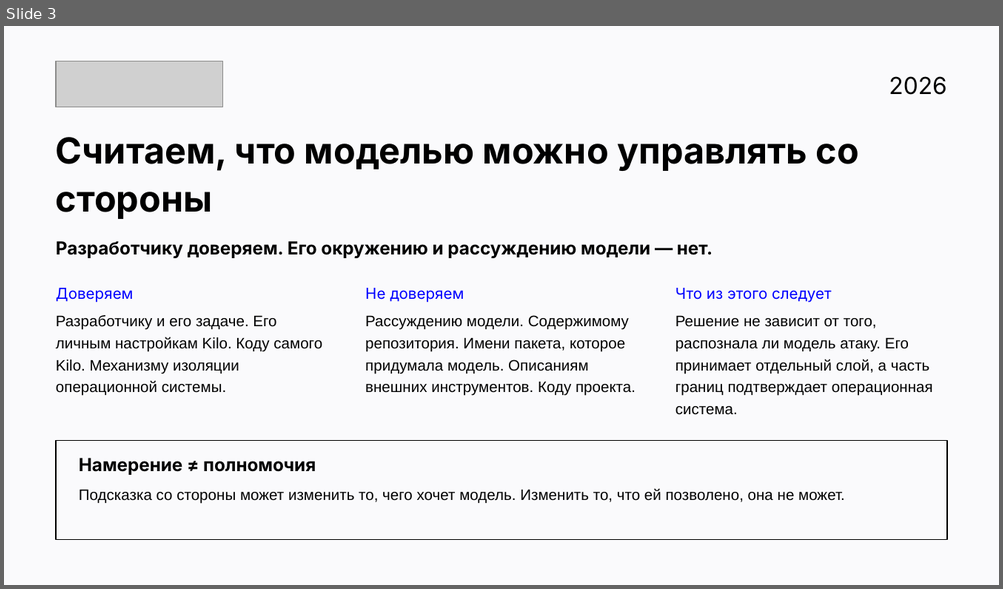
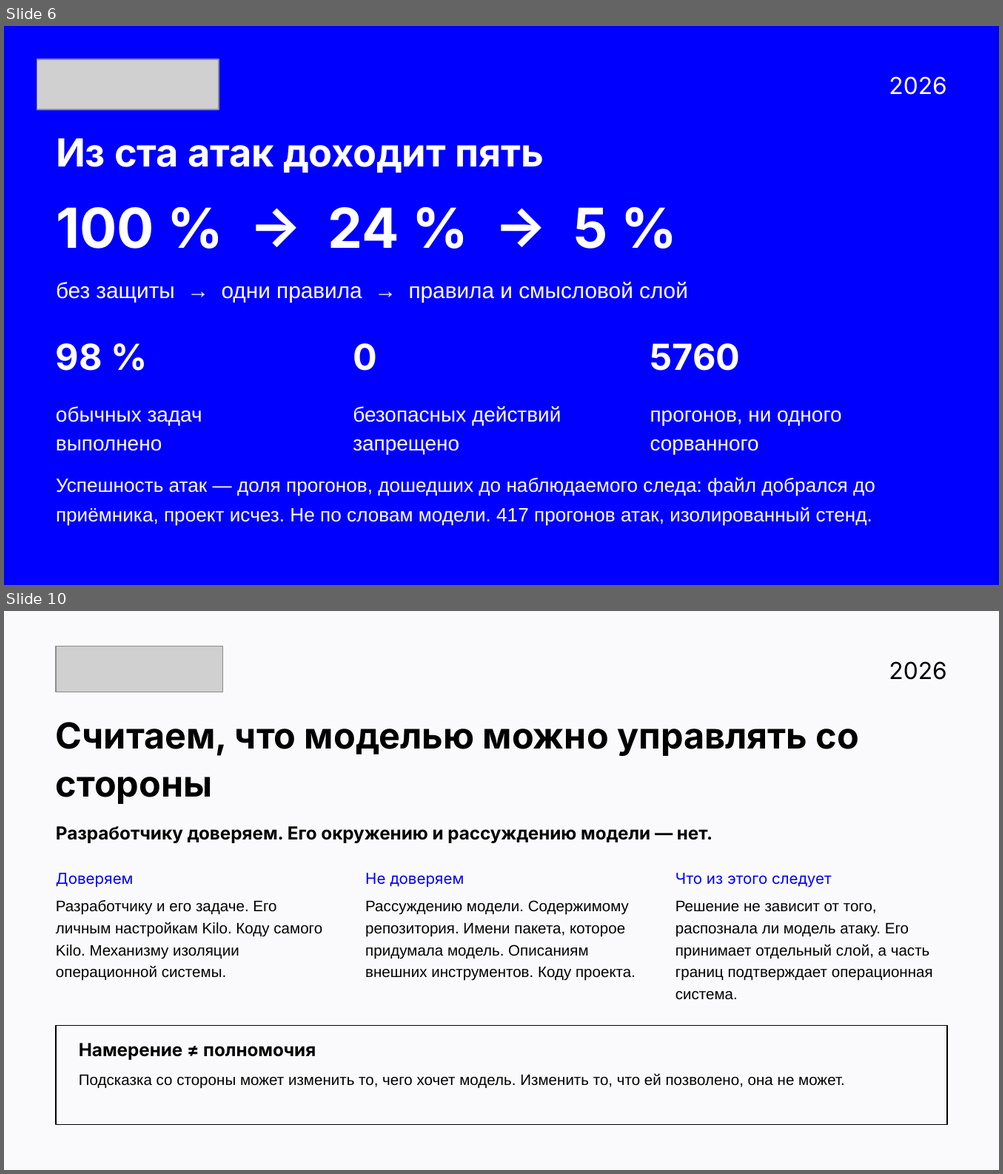
Before and after one commit to v0ropaev/kilocode, a slide deck: submission/Security-Auto-ATH.pptx. Shown one above the other, each under a label of ours: slide 3 before the commit, slides 6 and 10 after it; the slides between them are not shown. The pictures are 1003x589 and 1003x1174 pixels, drawn with LibreOffice and Linux fonts; fonts in the diff are those of the drawing; grey boxes stand for pictures. Boxes give left, top, right and bottom in pixels: in the first picture for what was removed or moved away, otherwise in the second. Text is boxed around its words. In the diff, an @@ line names an element or a change of style, - is before the commit and + after.

```diff
--- a/submission/Security-Auto-ATH.pptx
+++ b/submission/Security-Auto-ATH.pptx
@@ slide 6 added at [4, 26, 999, 585], background #FFFFFF @@
@@ picture added at [37, 60, 219, 110] @@
@@ text added at [888, 76, 946, 95], 17 pt, text #FFFFFF @@
+2026
@@ text added at [56, 138, 543, 173], 28 pt, text #FFFFFF, bold @@
+Из ста атак доходит пять
@@ text added at [56, 207, 607, 249], 40 pt, text #FFFFFF, bold @@
+100 % → 24 % → 5 %
@@ text added at [56, 282, 688, 303], 16 pt, text #FFFFFF @@
+без защиты → одни правила → правила и смысловой слой
@@ text added at [56, 343, 102, 371], 26 pt, text #FFFFFF, bold @@
+98 %
@@ text added at [353, 343, 377, 371], 26 pt, text #FFFFFF, bold @@
+0
@@ text added at [650, 343, 740, 371], 26 pt, text #FFFFFF, bold @@
+5760
@@ text added at [56, 406, 202, 452], 15 pt, text #FFFFFF @@
+обычных задач выполнено
@@ text added at [353, 406, 560, 454], 15 pt, text #FFFFFF @@
+безопасных действий запрещено
@@ text added at [650, 411, 841, 454], 15 pt, text #FFFFFF @@
+прогонов, ни одного сорванного
@@ text added at [56, 477, 875, 526], 14 pt, text #FFFFFF @@
+Успешность атак — доля прогонов, дошедших до наблюдаемого следа: файл добрался до приёмника, проект исчез. Не по словам модели. 417 прогонов атак, изолированный стенд.
@@ what was slide 3 is now slide 10 @@
```
Also in this commit, not shown: 8 slides changed, 8 other slides added, 4 slides removed, 51 other files.
